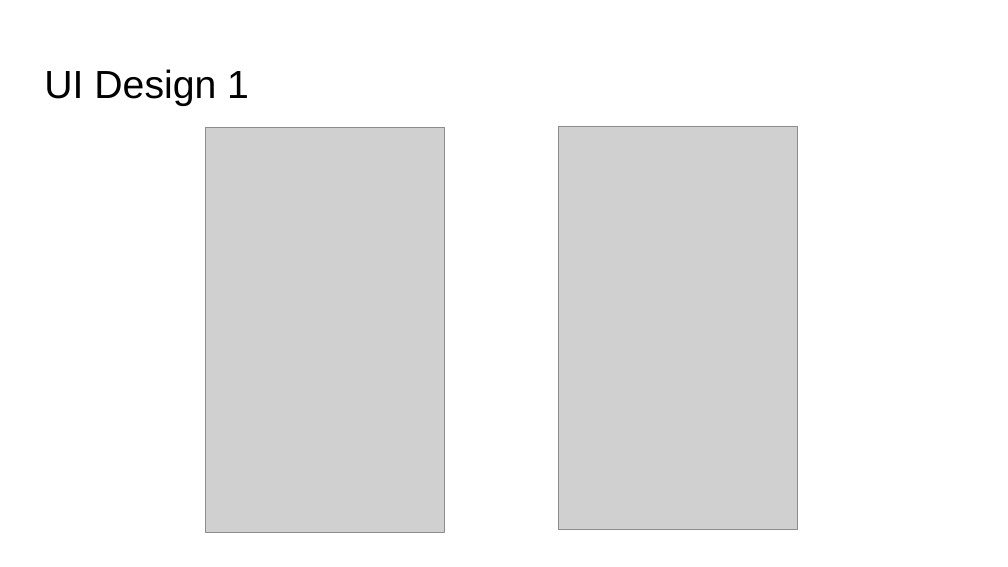
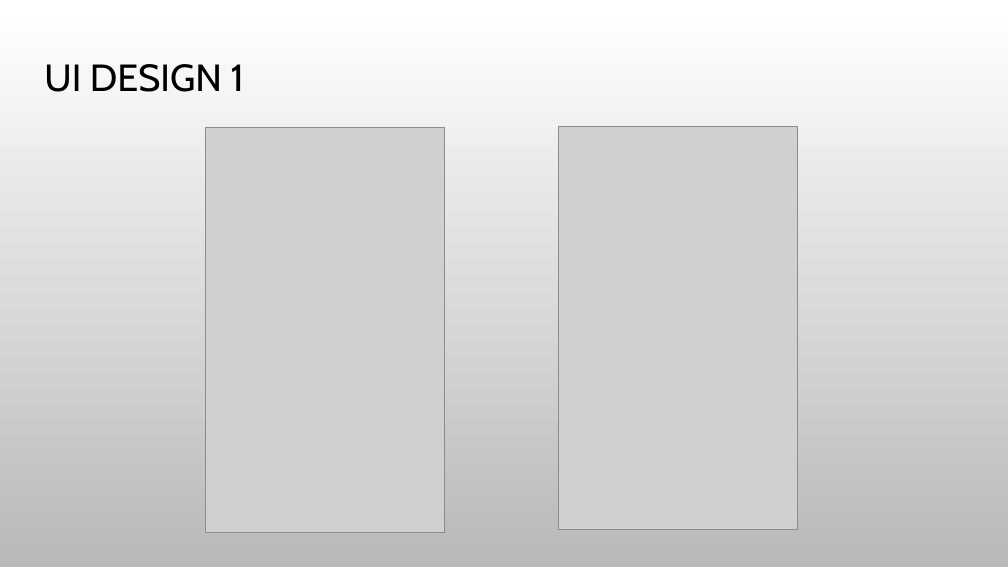
Before and after one commit to annie0sc/gdp_group4, a slide deck: slide 4 of GDP.pptx. Drawn at 1008x567 pixels with LibreOffice and Linux fonts; fonts in the diff are those of the drawing; grey boxes stand for pictures; background and template pictures are left out. Boxes give left, top, right and bottom in pixels: in the first picture for what was removed or moved away, otherwise in the second. Text is boxed around its words. In the diff, an @@ line names an element or a change of style, - is before the commit and + after.

```diff
--- a/GDP.pptx
+++ b/GDP.pptx
@@ background #FFFFFF to picture (left out) @@
@@ title at [44, 64, 244, 92]: text changed; size 28 to 27 pt; font Arial to Cabin @@
-UI Design 1
+UI DESIGN 1
```
Also in this commit, not shown: 10 other slides changed, 3 slides added, 3 slides removed.
